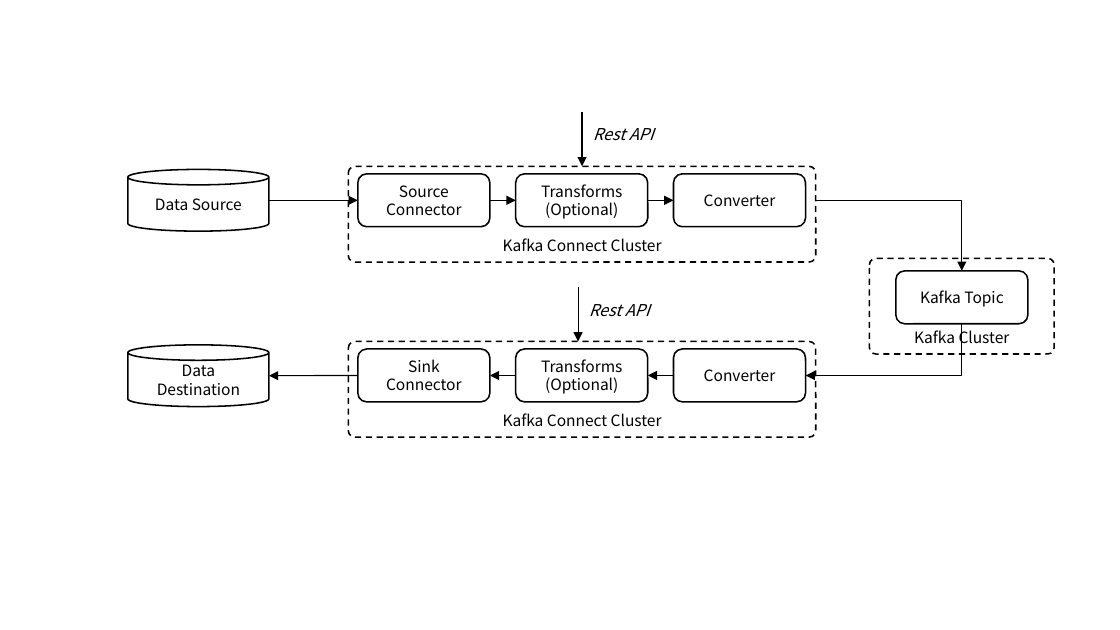
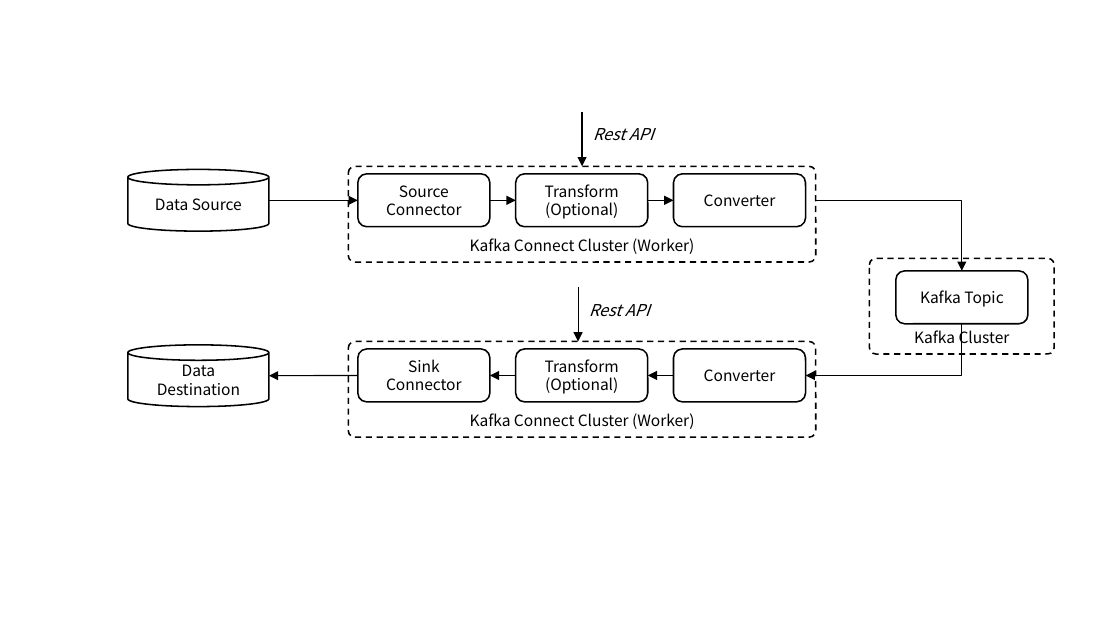
Before and after one commit to ssup2/blog-software, a slide deck: slide 1 of content/docs/theory-analysis/kafka-connect/images/images.pptx. Drawn at 1120x630 pixels with LibreOffice and Linux fonts; fonts in the diff are those of the drawing. Boxes give left, top, right and bottom in pixels: in the first picture for what was removed or moved away, otherwise in the second. Text is boxed around its words. In the diff, an @@ line names an element or a change of style, - is before the commit and + after.

```diff
--- a/content/docs/theory-analysis/kafka-connect/images/images.pptx
+++ b/content/docs/theory-analysis/kafka-connect/images/images.pptx
@@ text in rounded rectangle at [545, 184, 619, 198]: text changed @@
-Transforms
+Transform
@@ text in rounded rectangle at [470, 238, 694, 254]: text changed @@
-Kafka Connect Cluster
+Kafka Connect Cluster (Worker)
@@ text in rounded rectangle at [545, 359, 619, 373]: text changed @@
-Transforms
+Transform
@@ text in rounded rectangle at [470, 413, 694, 429]: text changed @@
-Kafka Connect Cluster
+Kafka Connect Cluster (Worker)
```
Also in this commit, not shown: 1 other slide changed, 2 slides added, 4 other files.
